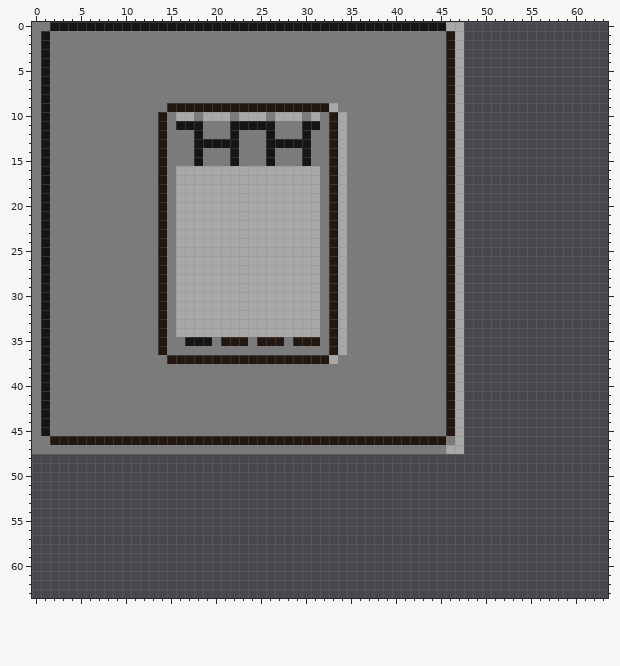
Two versions of one pixel-art sprite, assets/images/tilesets/tiles.png. The picture above is the old version.
The file is 64x64 pixels.
Once edited:
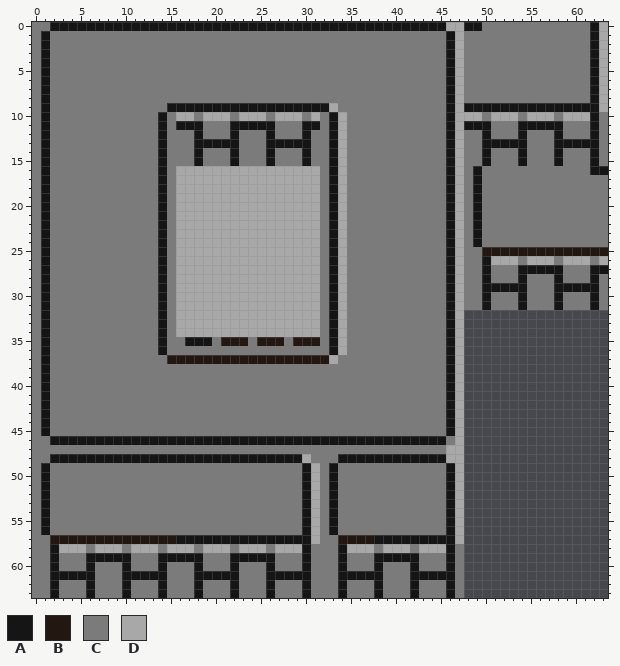
Palette (. is transparent): A #151515  B #231712  C #7b7b7b  D #a8a8a8
The exact change:
Changed rows in their new state; - is an unchanged pixel.
first column x 0:
 0 ------------------------------------------------AACCCCCCCCCCCCAD
 1 ----------------------------------------------A-CCCCCCCCCCCCCCAD
 2 ----------------------------------------------A-CCCCCCCCCCCCCCAD
 3 ----------------------------------------------A-CCCCCCCCCCCCCCAD
 4 ----------------------------------------------A-CCCCCCCCCCCCCCAD
 5 ----------------------------------------------A-CCCCCCCCCCCCCCAD
 6 ----------------------------------------------A-CCCCCCCCCCCCCCAD
 7 ----------------------------------------------A-CCCCCCCCCCCCCCAD
 8 ----------------------------------------------A-CCCCCCCCCCCCCCAD
 9 ---------------AAAAAAAAAAAAAAAAAA-------------A-AAAAAAAAAAAAAAAD
10 --------------A------------------A------------A-DDCDDDCDDDCDDDAC
11 --------------A------------------A------------A-AAACCCAAAAACCCAC
12 --------------A------------------A------------A-CCACCCACCCACCCAC
13 --------------A------------------A------------A-CCAAAAACCCAAAAAC
14 --------------A------------------A------------A-CCACCCACCCACCCAC
15 --------------A------------------A------------A-CCACCCACCCACCCAC
16 --------------A------------------A------------A-CACCCCCCCCCCCCAA
17 --------------A------------------A------------A-CACCCCCCCCCCCCCC
18 --------------A------------------A------------A-CACCCCCCCCCCCCCC
19 --------------A------------------A------------A-CACCCCCCCCCCCCCC
20 --------------A------------------A------------A-CACCCCCCCCCCCCCC
21 --------------A------------------A------------A-CACCCCCCCCCCCCCC
22 --------------A------------------A------------A-CACCCCCCCCCCCCCC
23 --------------A------------------A------------A-CACCCCCCCCCCCCCC
24 --------------A------------------A------------A-CACCCCCCCCCCCCCC
25 --------------A------------------A------------A-CCBBBBBBBBBBBBBB
26 --------------A------------------A------------A-CCADDDCDDDCDDDCD
27 --------------A------------------A------------A-CCACCCAAAAACCCAA
28 --------------A------------------A------------A-CCACCCACCCACCCAC
29 --------------A------------------A------------A-CCAAAAACCCAAAAAC
30 --------------A------------------A------------A-CCACCCACCCACCCAC
31 --------------A------------------A------------A-CCACCCACCCACCCAC
32 --------------A------------------A------------A-----------------
33 --------------A------------------A------------A-----------------
34 --------------A------------------A------------A-----------------
35 --------------A------------------A------------A-----------------
36 --------------A------------------A------------A-----------------
37 ----------------------------------------------A-----------------
38 ----------------------------------------------A-----------------
39 ----------------------------------------------A-----------------
40 ----------------------------------------------A-----------------
41 ----------------------------------------------A-----------------
42 ----------------------------------------------A-----------------
43 ----------------------------------------------A-----------------
44 ----------------------------------------------A-----------------
45 ----------------------------------------------A-----------------
46 --AAAAAAAAAAAAAAAAAAAAAAAAAAAAAAAAAAAAAAAAAAAA------------------
48 CCAAAAAAAAAAAAAAAAAAAAAAAAAAAADCCCAAAAAAAAAAAADD----------------
49 CACCCCCCCCCCCCCCCCCCCCCCCCCCCCADCACCCCCCCCCCCCAD----------------
50 CACCCCCCCCCCCCCCCCCCCCCCCCCCCCADCACCCCCCCCCCCCAD----------------
51 CACCCCCCCCCCCCCCCCCCCCCCCCCCCCADCACCCCCCCCCCCCAD----------------
52 CACCCCCCCCCCCCCCCCCCCCCCCCCCCCADCACCCCCCCCCCCCAD----------------
53 CACCCCCCCCCCCCCCCCCCCCCCCCCCCCADCACCCCCCCCCCCCAD----------------
54 CACCCCCCCCCCCCCCCCCCCCCCCCCCCCADCACCCCCCCCCCCCAD----------------
55 CACCCCCCCCCCCCCCCCCCCCCCCCCCCCADCACCCCCCCCCCCCAD----------------
56 CACCCCCCCCCCCCCCCCCCCCCCCCCCCCADCACCCCCCCCCCCCAD----------------
57 CCBBBBBBBBBBBBBBAAAAAAAAAAAAAAADCCBBBBAAAAAAAAAD----------------
58 CCADDDCDDDCDDDCDDDCDDDCDDDCDDDACCCADDDCDDDCDDDAC----------------
59 CCACCCAAAAACCCAAAAACCCAAAAACCCACCCACCCAAAAACCCAC----------------
60 CCACCCACCCACCCACCCACCCACCCACCCACCCACCCACCCACCCAC----------------
61 CCAAAAACCCAAAAACCCAAAAACCCAAAAACCCAAAAACCCAAAAAC----------------
62 CCACCCACCCACCCACCCACCCACCCACCCACCCACCCACCCACCCAC----------------
63 CCACCCACCCACCCACCCACCCACCCACCCACCCACCCACCCACCCAC----------------
Boxes around the changes in both pictures, in picture pixels (x1, y1, x2, y2):
changed: (32, 22, 608, 598)
